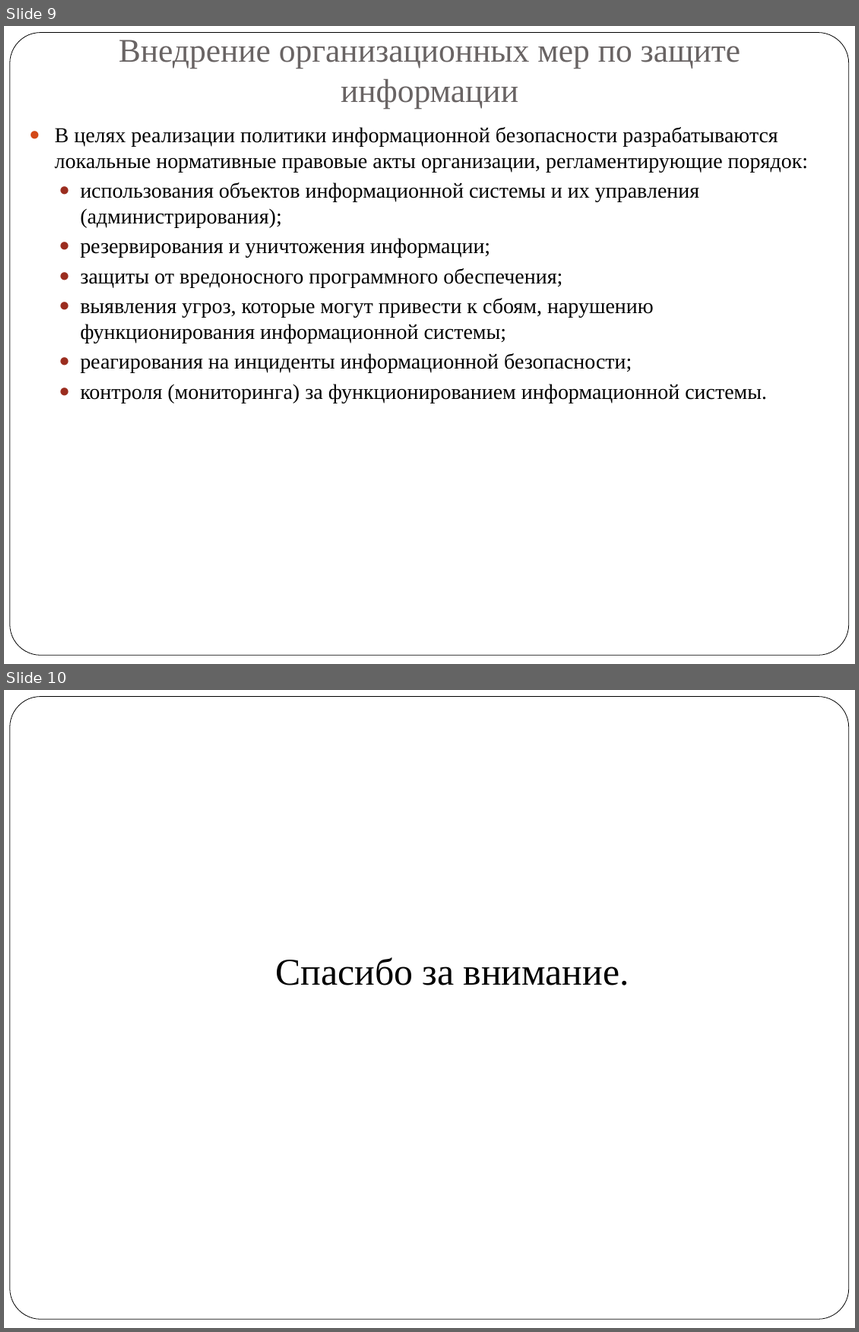
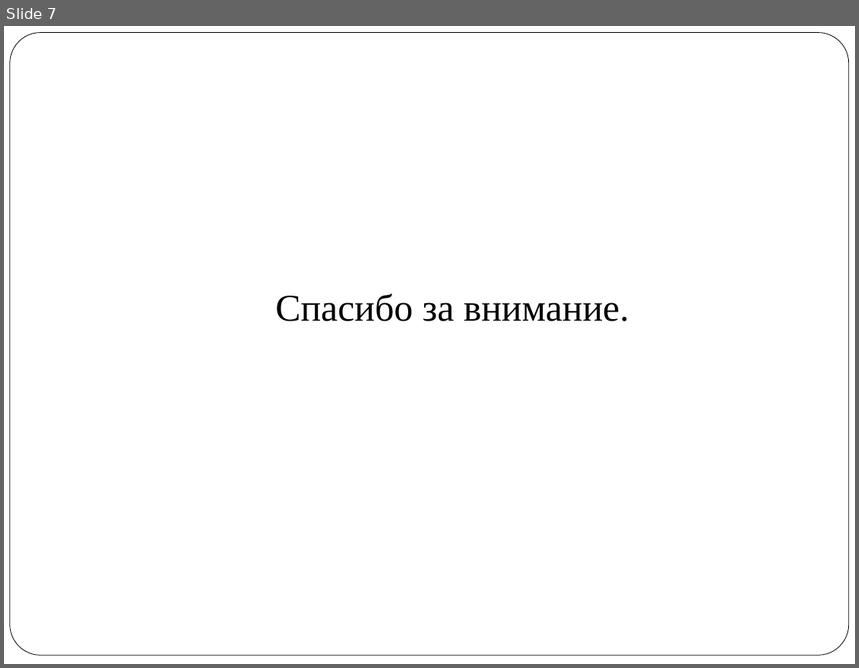
Before and after one commit to vlad324/diploma-rfe, a slide deck: diploma_radkevich.pptx. Shown one above the other, each under a label of ours: slides 9 and 10 before the commit, slide 7 after it. The pictures are 859x1332 and 859x668 pixels, drawn with LibreOffice and Linux fonts; fonts in the diff are those of the drawing. Boxes give left, top, right and bottom in pixels: in the first picture for what was removed or moved away, otherwise in the second. Text is boxed around its words. In the diff, an @@ line names an element or a change of style, - is before the commit and + after.

```diff
--- a/diploma_radkevich.pptx
+++ b/diploma_radkevich.pptx
@@ slide 9 removed at (4,26,855,664), background #FFFFFF; not listed: 1 template element that a slide beside it also shows @@
@@ title removed at (119,40,741,108) @@
-Внедрение организационных мер по защите информации
@@ text removed at (55,127,808,403) @@
-● В целях реализации политики информационной безопасности разрабатываются локальные нормативные правовые акты организации, регламентирующие порядок:
-  ● использования объектов информационной системы и их управления (администрирования);
-  ● резервирования и уничтожения информации;
-  ● защиты от вредоносного программного обеспечения;
-  ● выявления угроз, которые могут привести к сбоям, нарушению функционирования информационной системы;
-  ● реагирования на инциденты информационной безопасности;
-  ● контроля (мониторинга) за функционированием информационной системы.
@@ what was slide 10 is now slide 7 @@
```
Also in this commit, not shown: 3 slides changed, 3 slides added, 5 other slides removed, 1 other file.
